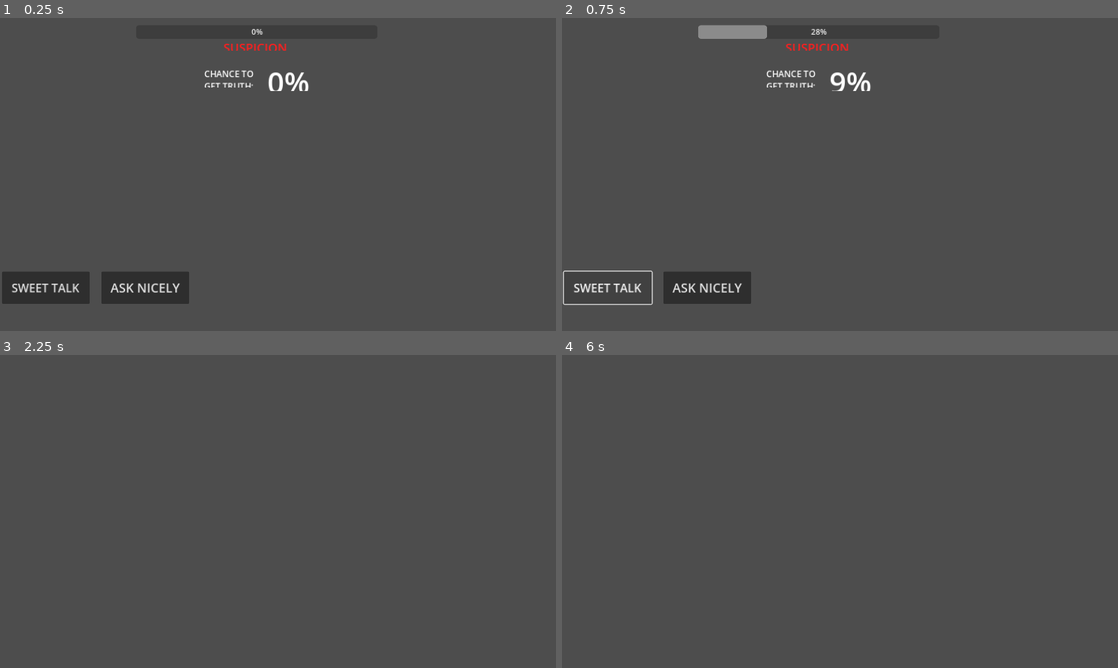
Above: before the commit, frames 1-4 (two rows, left to right).
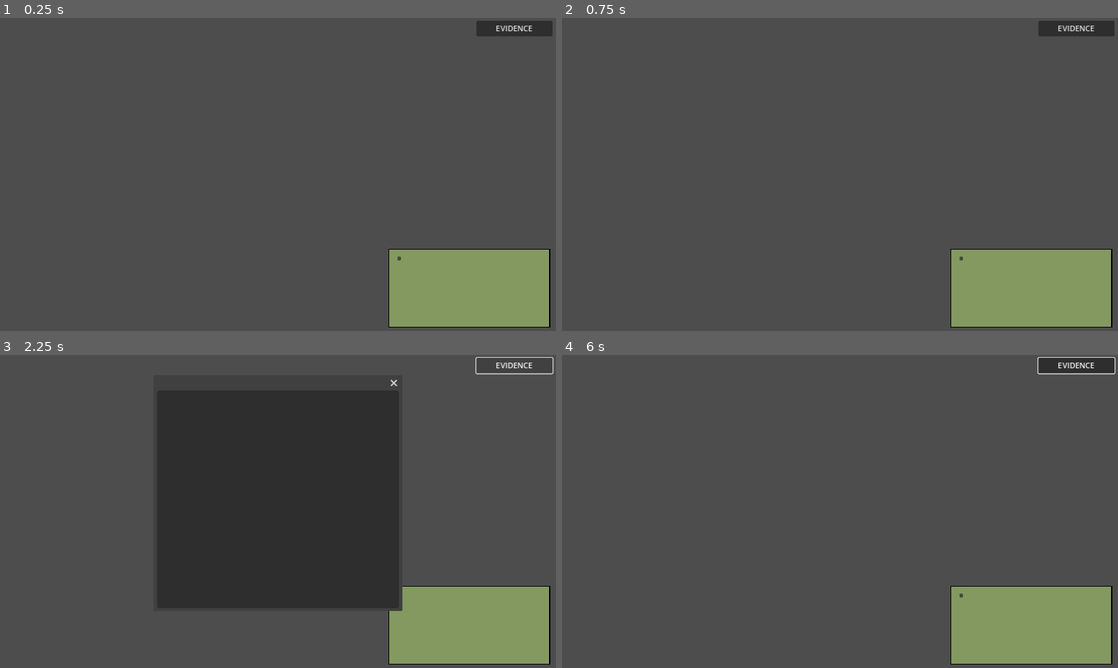
Above: after the commit, the same moments.

Repository: whatgum/GAMEJAM2022
Game: Godot game, scene res://main.tscn
Same seed, same stepped clock (60 frames per second), same inputs: the game is played once before the commit and once after it. The engine's default icon, where the game draws it, is replaced by a stand-in: a white triangle on a blue panel in a dark square.
Inputs (mouse positions are in pixels of both pictures, inside the frame that each line leads up to):
- Up to frame 1 (0.25 s): no input
- Up to frame 2 (0.75 s): click (606, 287) at 0.5 s, where only the run before the commit has a clickable "SWEET TALK"
- Up to frame 3 (2.25 s): click (283, 545) at 1.27 s; click (517, 364) at 2 s, where only the run after the commit has a clickable "EVIDENCE"
- Up to frame 4 (6 s): click (845, 545) at 2.77 s; click (1079, 364) at 3.5 s, where only the run after the commit has a clickable "EVIDENCE"; click (845, 545) at 4.27 s; click (1079, 364) at 5 s, where only the run after the commit has a clickable "EVIDENCE"; tap Enter at 5.75 s; move the mouse to (962, 495) at 5.77 s; click (962, 495) at 5.92 s

The runs differ from the first frame. In frame 1, 12% of the frame differs, in the area x 0-100%, y 0-99%; in frame 2, 11%; in frame 3, 38%, in the area x 28-100%, y 0-99%; in frame 4, 8.0%.
Error before the commit: Invalid call. Nonexistent function 'interpolate' in base 'Gradient'. (res://CoersionMinigame.gd:132)
Error after the commit: Parse Error: Could not find base class "RigidDynamicBody2D". (res://draggable.gd:1)

Commit message:
ive gotsome bad news

Diff:
--- a/COPS/QuestioningScene.gd
+++ b/COPS/QuestioningScene.gd
@@ -8,7 +8,8 @@
 signal pressAtEnd()
 signal addQuestion(question, pressable)
 signal addEvidence(texture,title, description)
-
+signal startAbuse
+signal startcohersion
 
 func _process(delta):
 	if(Input.is_action_just_pressed("removeEvidence")):
@@ -27,12 +28,7 @@
 #			These dictionaries are the detective and Interviewee dialogue respectively
 #			The keys are dialgoues already said and the values are their responses to them
 var ConversationDictionary := {
-	"INTRODUCE YOURSELVES TO THE SUSPECT" : [
-		{"INTRODUCE YOURSELVES TO THE SUSPECT" : "Hi, I'm Detective Chuck Findout and this is my partner, Donald P. Violence."},
-		{"Hi, I'm Detective Chuck Findout and this is my partner, Donald P. Violence." : "Uh, no offense fellas, but I'd rather just wait for my lawyer..."}],
-	"WHATS A QUESTION" : [
-		{"Here's a brain teaser for you: what *IS* a question?" : "What? What do you mean?"},
-		{"What? What do you mean?" : "You're fucking guilty aren't you? I just know it."}]}
+	"THE QUICK BROWN FOX JUMPS OVER THE SMALL DOG?" : [{"THE QUICK BROWN FOX JUMPS OVER THE SMALL DOG?" : "Whats all this about a fox??"},{"Whats all this about a fox??" : "yeah it was a fox, I swear"}]}
 
 
 # Purpose : This dictionary uses questions asked as keys
@@ -40,7 +36,7 @@
 #			These inner arrays stores questions to be asked and whether said question is pressable
 # 			These inner arrays are used to create new question scenes for the player to ask
 var questionDictioary := {
-	"INTRODUCE YOURSELVES TO THE SUSPECT" : [["WHATS A QUESTION", true], ["question sample 2", true]]
+	"THE QUICK BROWN FOX JUMPS OVER THE SMALL DOG?" : [["question?", false], ["whats a question", true]]
 }
 
 # Purpose : This dictionary uses questions asked as keys
@@ -75,3 +71,11 @@
 		for i in arrayOfEvidence:
 			emit_signal("addEvidence", i[0], i[1], i[2])
 		arrayOfEvidence.erase(currentQuestion)
+
+
+func _on_abuse_pressed():
+	emit_signal("startAbuse")
+
+
+func _on_coherse_pressed():
+	emit_signal("startCohersion")
--- a/COPS/QuestioningScene.tscn
+++ b/COPS/QuestioningScene.tscn
@@ -8,9 +8,6 @@
 [ext_resource type="Script" path="res://evidenceContainer.gd" id="6_md2po"]
 [ext_resource type="PackedScene" uid="uid://n4r5ss1cea4o" path="res://DialogManager.tscn" id="7_qojd4"]
 [ext_resource type="Script" path="res://pressPopup.gd" id="8_wukcm"]
-
-[sub_resource type="RectangleShape2D" id="RectangleShape2D_fsj4o"]
-size = Vector2(371, 462)
 
 [sub_resource type="StyleBoxFlat" id="StyleBoxFlat_lyfb7"]
 bg_color = Color(0.513726, 0.6, 0.376471, 1)
@@ -48,15 +45,6 @@
 __meta__ = {
 "_edit_use_anchors_": false
 }
-
-[node name="SuspectPlaceholder" type="Area2D" parent="."]
-position = Vector2(521, 368)
-__meta__ = {
-"_edit_group_": true
-}
-
-[node name="CollisionShape2D" type="CollisionShape2D" parent="SuspectPlaceholder"]
-shape = SubResource( "RectangleShape2D_fsj4o" )
 
 [node name="quesionsPanel" type="Panel" parent="."]
 anchor_left = 0.699
@@ -186,3 +174,5 @@
 [connection signal="addQuestions" from="dialogManager" to="." method="_on_dialog_manager_add_questions"]
 [connection signal="showPopup" from="dialogManager" to="pressPopup" method="_on_dialog_manager_show_popup"]
 [connection signal="popup_hide" from="pressPopup" to="pressPopup" method="_on_press_popup_popup_hide"]
+[connection signal="pressed" from="pressPopup/Panel/abuse" to="." method="_on_abuse_pressed"]
+[connection signal="pressed" from="pressPopup/Panel/coherse" to="." method="_on_coherse_pressed"]
--- a/COPS/abuse.gd
+++ b/COPS/abuse.gd
@@ -1,7 +1,7 @@
 extends Control
 
 # Called when the node enters the scene tree for the first time.
-func _ready():
+func init():
 	self.visible = true
 	get_child(3).start()
 	get_child(1).get_child(0).time = 30.00
--- /dev/null
+++ b/COPS/main.gd
@@ -0,0 +1,18 @@
+extends Control
+
+# Called when the node enters the scene tree for the first time.
+func _ready():
+	pass # Replace with function body.
+
+# Called every frame. 'delta' is the elapsed time since the previous frame.
+func _process(delta):
+	pass
+
+
+func _on_questioning_start_abuse():
+	get_child(4).init()
+
+
+func _on_questioning_startcohersion():
+	get_child(1).visible = true
+	get_child(1).init()
--- a/COPS/main.tscn
+++ b/COPS/main.tscn
@@ -1,11 +1,21 @@
-[gd_scene load_steps=3 format=3 uid="uid://dsc2apayw57u1"]
+[gd_scene load_steps=7 format=3 uid="uid://dsc2apayw57u1"]
 
+[ext_resource type="Script" path="res://main.gd" id="1_3bme8"]
 [ext_resource type="PackedScene" uid="uid://cktpm3hemd7mf" path="res://CoersionScene.tscn" id="1_t1pst"]
+[ext_resource type="PackedScene" uid="uid://dpr8fsxvr4c63" path="res://QuestioningScene.tscn" id="2_he48q"]
+[ext_resource type="PackedScene" uid="uid://cy2a78q5pwjl8" path="res://scales_of_justice.tscn" id="3_pk2mt"]
+[ext_resource type="PackedScene" uid="uid://laecrd5skqv5" path="res://abuse.tscn" id="4_xf2yb"]
 
 [sub_resource type="RectangleShape2D" id="RectangleShape2D_e3hik"]
 size = Vector2(371, 462)
 
-[node name="Main" type="Node2D"]
+[node name="Main" type="Control"]
+anchor_right = 1.0
+anchor_bottom = 1.0
+script = ExtResource( "1_3bme8" )
+__meta__ = {
+"_edit_use_anchors_": false
+}
 
 [node name="SuspectPlaceholder" type="Area2D" parent="."]
 position = Vector2(521, 368)
@@ -17,3 +27,15 @@
 shape = SubResource( "RectangleShape2D_e3hik" )
 
 [node name="CoersionMinigame" parent="." instance=ExtResource( "1_t1pst" )]
+visible = false
+
+[node name="Questioning" parent="." instance=ExtResource( "2_he48q" )]
+
+[node name="ScalesOfJustice" parent="." instance=ExtResource( "3_pk2mt" )]
+visible = false
+
+[node name="ABUSE COMES CHEAP" parent="." instance=ExtResource( "4_xf2yb" )]
+visible = false
+
+[connection signal="startAbuse" from="Questioning" to="." method="_on_questioning_start_abuse"]
+[connection signal="startcohersion" from="Questioning" to="." method="_on_questioning_startcohersion"]
Not shown: 1 places in COPS/QuestioningScene.tscn that only renumber resources
